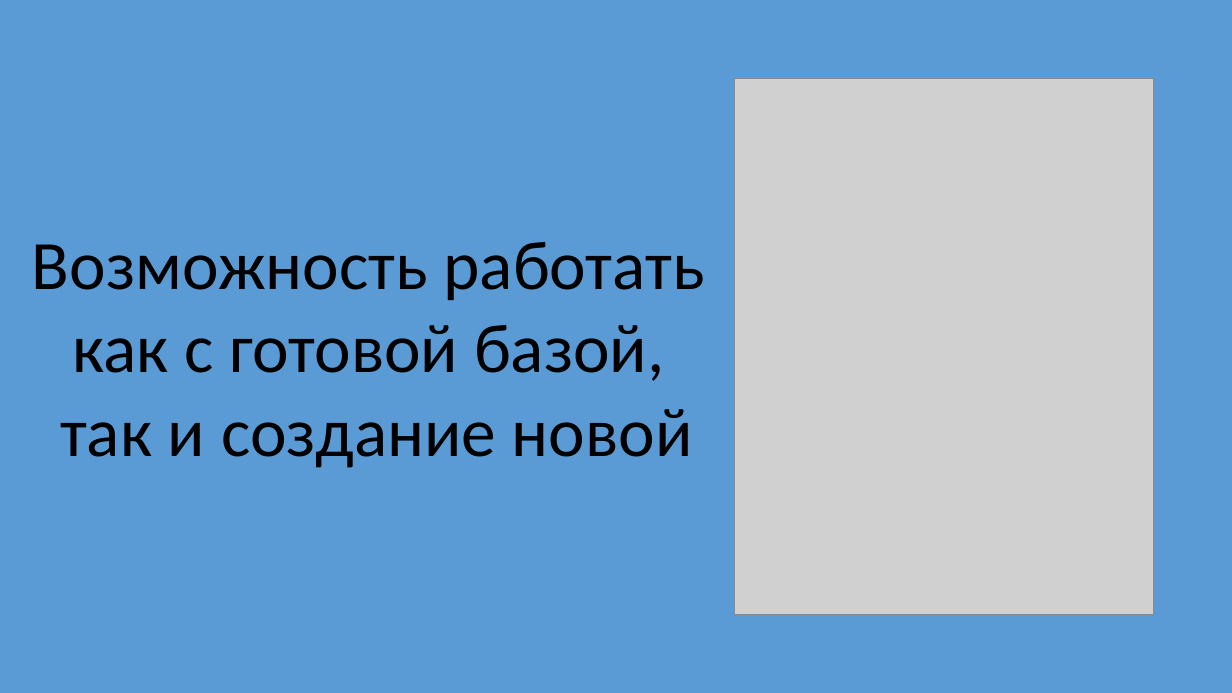
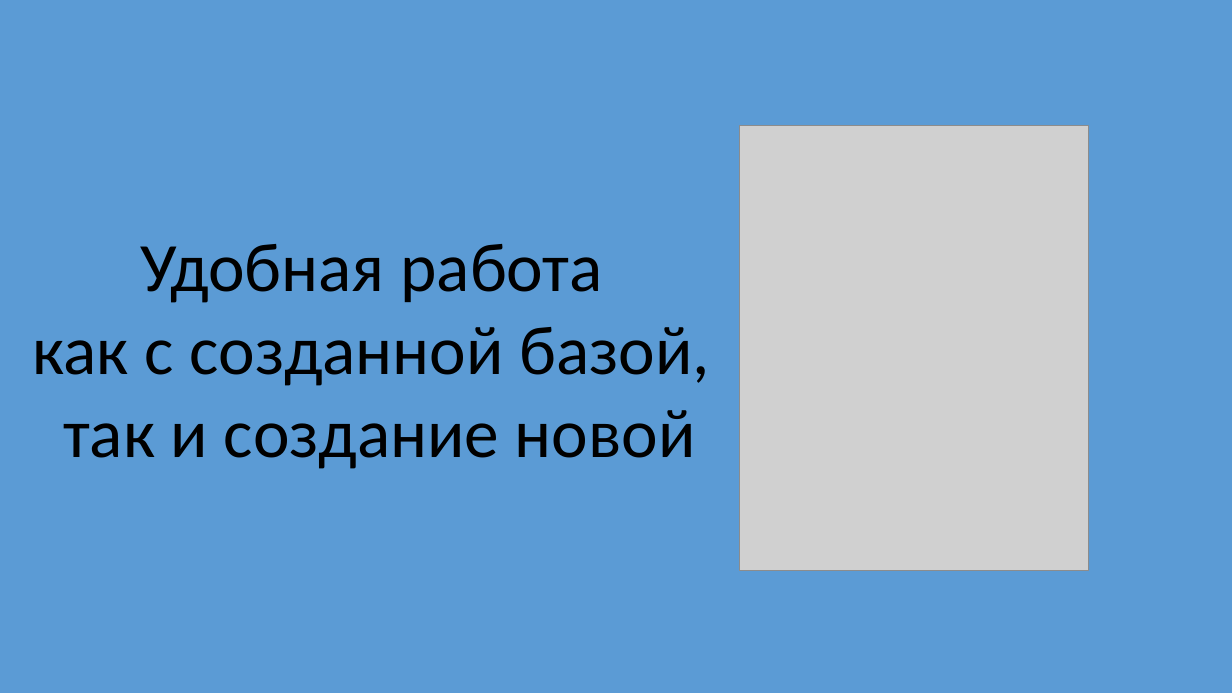
Before and after one commit to MR-Geri/cinema, a slide deck: slide 5 of Презентация Microsoft PowerPoint.pptx (slide 7 before the commit). Drawn at 1232x693 pixels with LibreOffice and Linux fonts; fonts in the diff are those of the drawing; grey boxes stand for pictures. Boxes give left, top, right and bottom in pixels: in the first picture for what was removed or moved away, otherwise in the second. Text is boxed around its words. In the diff, an @@ line names an element or a change of style, - is before the commit and + after.

Commit message:
update

```diff
--- a/Презентация Microsoft PowerPoint.pptx
+++ b/Презентация Microsoft PowerPoint.pptx
@@ picture resized from (x1=735, y1=79, x2=1154, y2=614) to (x1=739, y1=126, x2=1089, y2=570) @@
@@ text at (x1=33, y1=244, x2=711, y2=386): text changed @@
-Возможность работать
-как с готовой базой,
+Удобная работа
+как с созданной базой,
```
Also in this commit, not shown: 1 other slide changed, 6 slides added, 7 slides removed.
